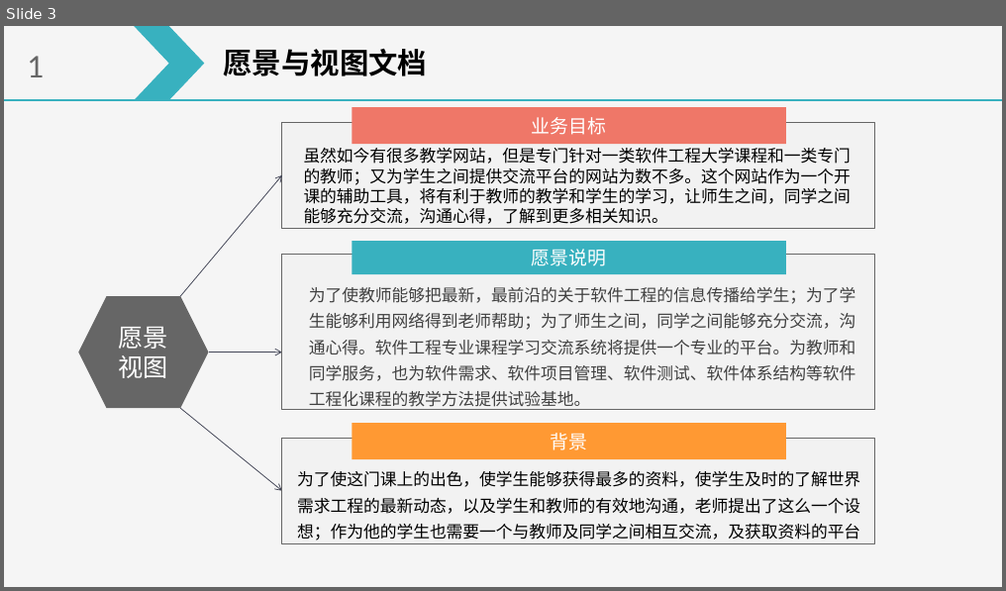
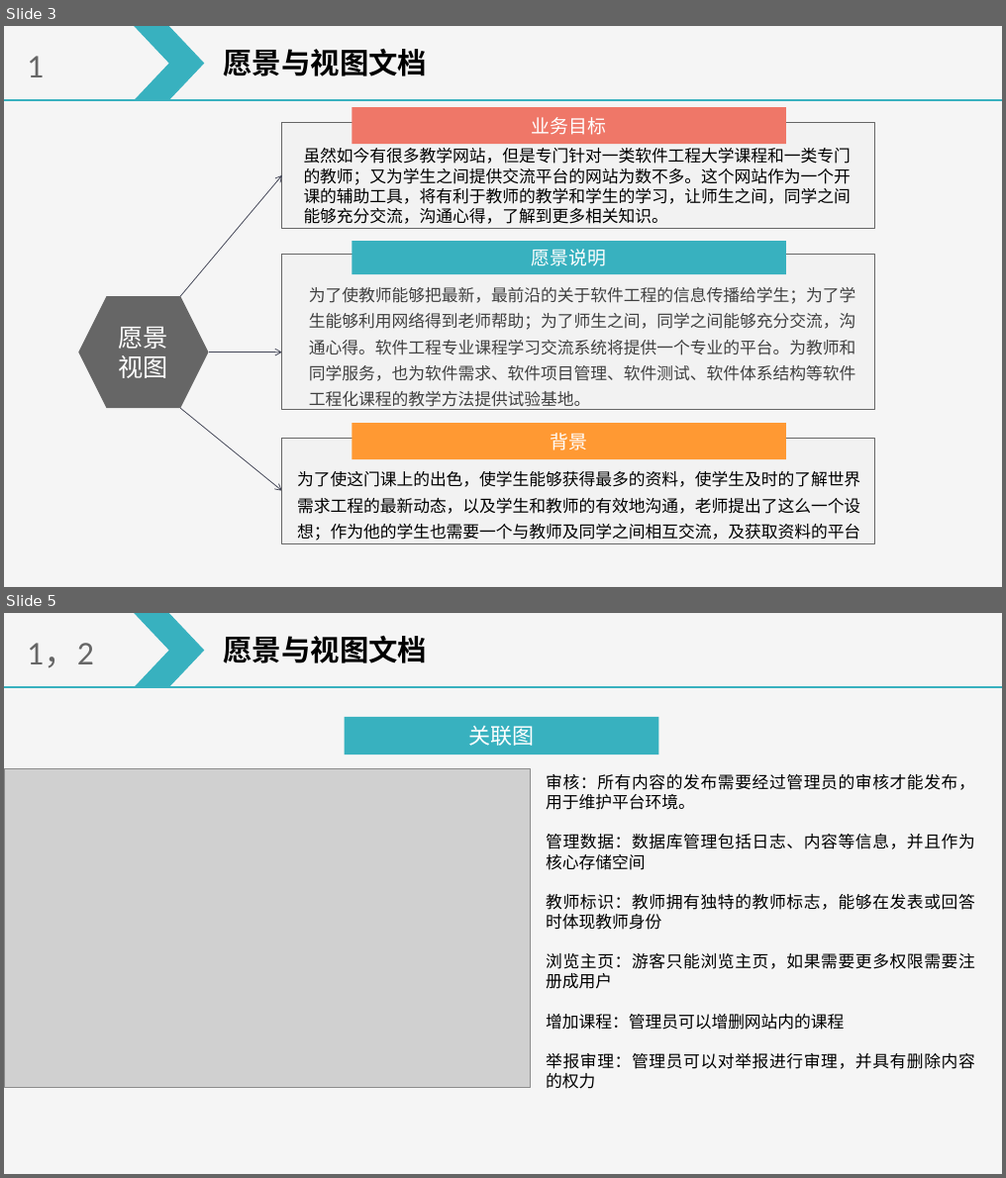
Before and after one commit to on6nx/requirement, a slide deck: 3.requirement/SRS软件需求说明汇报.pptx. Shown one above the other, each under a label of ours: slide 3 before the commit, slides 3 and 5 after it; the slides between them are not shown. The pictures are 1006x591 and 1006x1178 pixels, drawn with LibreOffice and Linux fonts; fonts in the diff are those of the drawing; grey boxes stand for pictures. Boxes give left, top, right and bottom in pixels: in the first picture for what was removed or moved away, otherwise in the second. Text is boxed around its words. In the diff, an @@ line names an element or a change of style, - is before the commit and + after.

Commit message:
文档修订

```diff
--- a/3.requirement/SRS软件需求说明汇报.pptx
+++ b/3.requirement/SRS软件需求说明汇报.pptx
@@ slide 5 added at <box>4,613,1002,1174</box>, background #F5F5F5; not listed: 2 template elements that a slide beside it also shows @@
@@ text added at <box>224,636,428,663</box>, 28 pt, text #000000, bold @@
+愿景与视图文档
@@ text added at <box>27,643,94,668</box>, 32 pt, text #666666 @@
+1，2
@@ rectangle added at <box>344,717,658,756</box>, fill #38B1BF, 21 pt, text #FFFFFF @@
+关联图
@@ picture added at <box>4,768,531,1088</box> @@
@@ text added at <box>546,774,975,1089</box>, 16 pt, text #000000 @@
+审核：所有内容的发布需要经过管理员的审核才能发布，用于维护平台环境。
+管理数据：数据库管理包括日志、内容等信息，并且作为核心存储空间
+教师标识：教师拥有独特的教师标志，能够在发表或回答时体现教师身份
+浏览主页：游客只能浏览主页，如果需要更多权限需要注册成用户
+增加课程：管理员可以增删网站内的课程
+举报审理：管理员可以对举报进行审理，并具有删除内容的权力
```
Also in this commit, not shown: 2 slides changed, 13 other files.
